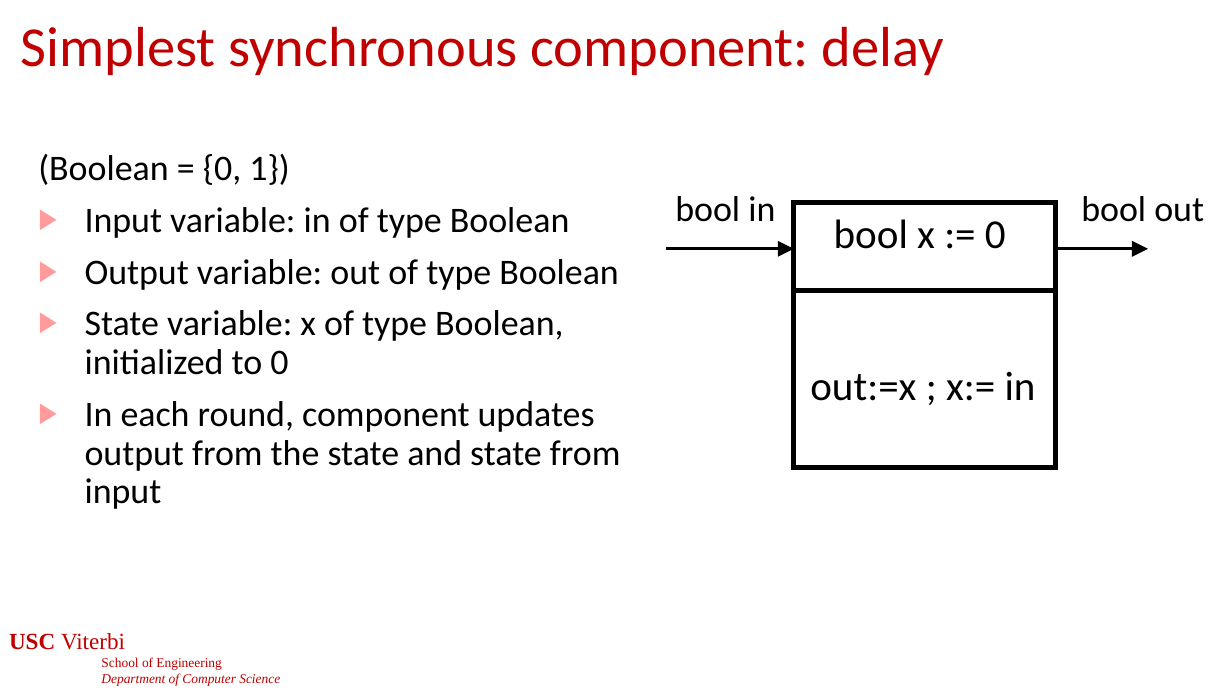
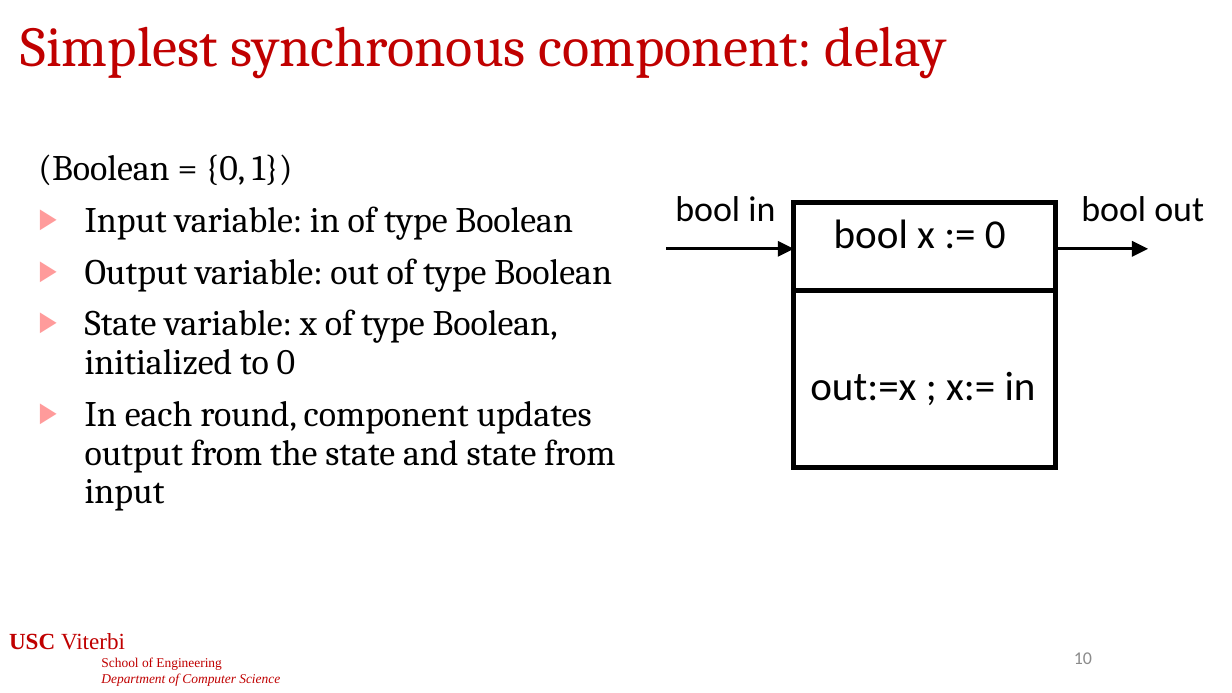
Before and after one commit to jdeshmukh/jdeshmukh.github.io, a slide deck: slide 10 of teaching/cs513-autocps-fall-2026/slides/2-ModelsOfComputation.pptx. Drawn at 1232x693 pixels with LibreOffice and Linux fonts; fonts in the diff are those of the drawing; background and template pictures are left out. Boxes give left, top, right and bottom in pixels: in the first picture for what was removed or moved away, otherwise in the second. Text is boxed around its words. In the diff, an @@ line names an element or a change of style, - is before the commit and + after.

```diff
--- a/teaching/cs513-autocps-fall-2026/slides/2-ModelsOfComputation.pptx
+++ b/teaching/cs513-autocps-fall-2026/slides/2-ModelsOfComputation.pptx
@@ title "Simplest synchronous component: delay" at bbox=[21, 26, 947, 78]: font Calibri to Cambria @@
@@ text "(Boolean = {0, 1})" at bbox=[38, 154, 615, 511]: font Calibri to Cambria @@
@@ page number added at bbox=[1074, 652, 1092, 664], 14 pt, text #8C8C8C @@
+10
```
Also in this commit, not shown: 46 other slides changed, 1 slide added, 1 other file.
